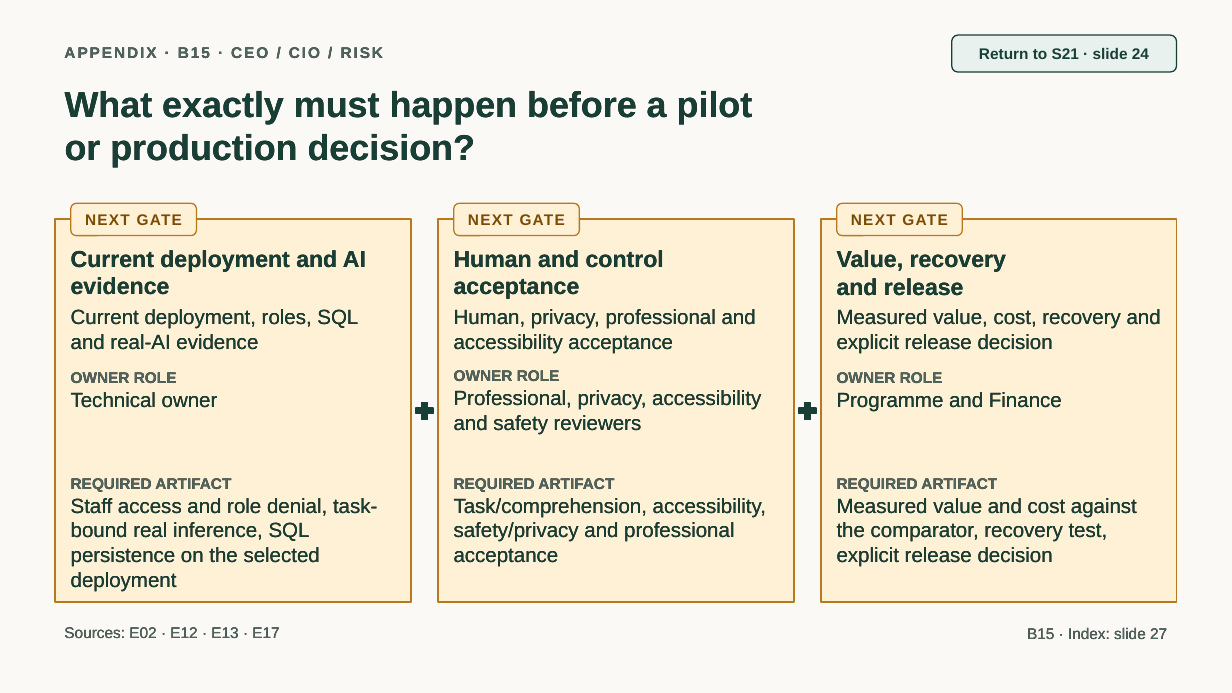
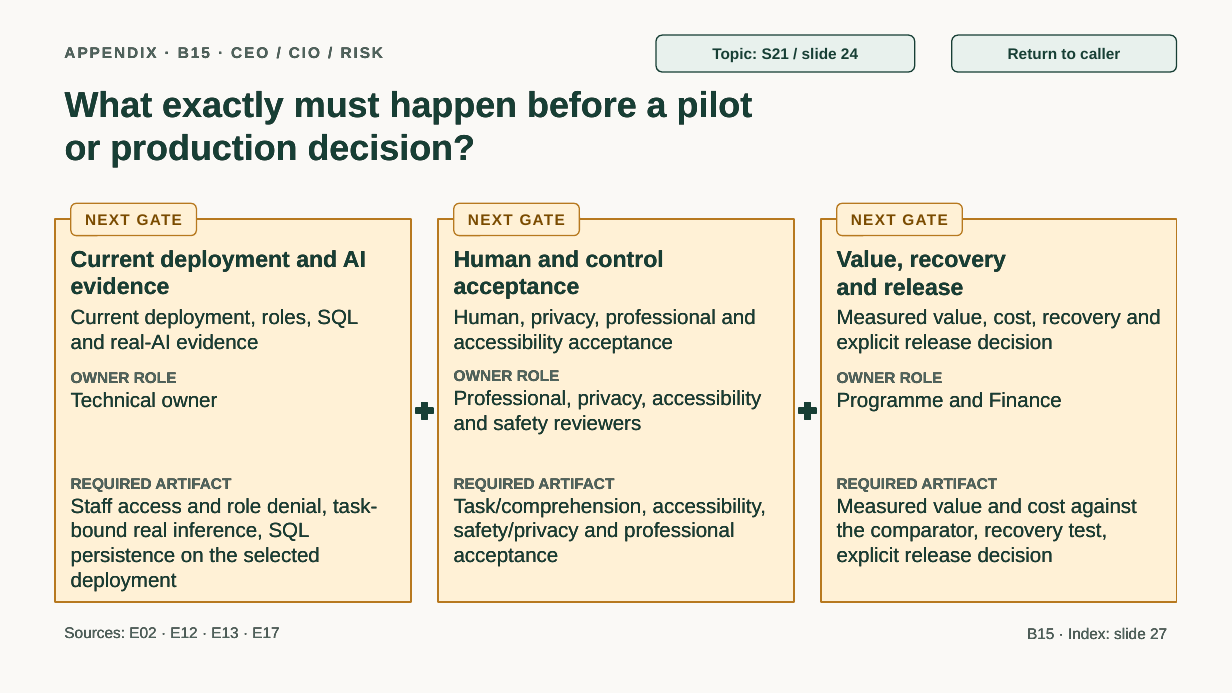
Before and after one commit to jmservera/ama, a slide deck: slide 42 of docs/capstone/deck/zava-forward-cowork-v2-draft.pptx. Drawn at 1232x693 pixels with LibreOffice and Linux fonts; fonts in the diff are those of the drawing. Boxes give left, top, right and bottom in pixels: in the first picture for what was removed or moved away, otherwise in the second. Text is boxed around its words. In the diff, an @@ line names an element or a change of style, - is before the commit and + after.

```diff
--- a/docs/capstone/deck/zava-forward-cowork-v2-draft.pptx
+++ b/docs/capstone/deck/zava-forward-cowork-v2-draft.pptx
@@ rounded rectangle added at (656, 35, 915, 72), fill #E8F1ED, outline #173F35 1 pt, 12 pt, text #173F35, bold @@
+Topic: S21 / slide 24
@@ text in rounded rectangle at (1008, 48, 1120, 59): text changed @@
-Return to S21 · slide 24
+Return to caller
```
Also in this commit, not shown: 31 other slides changed, 24 other files.
